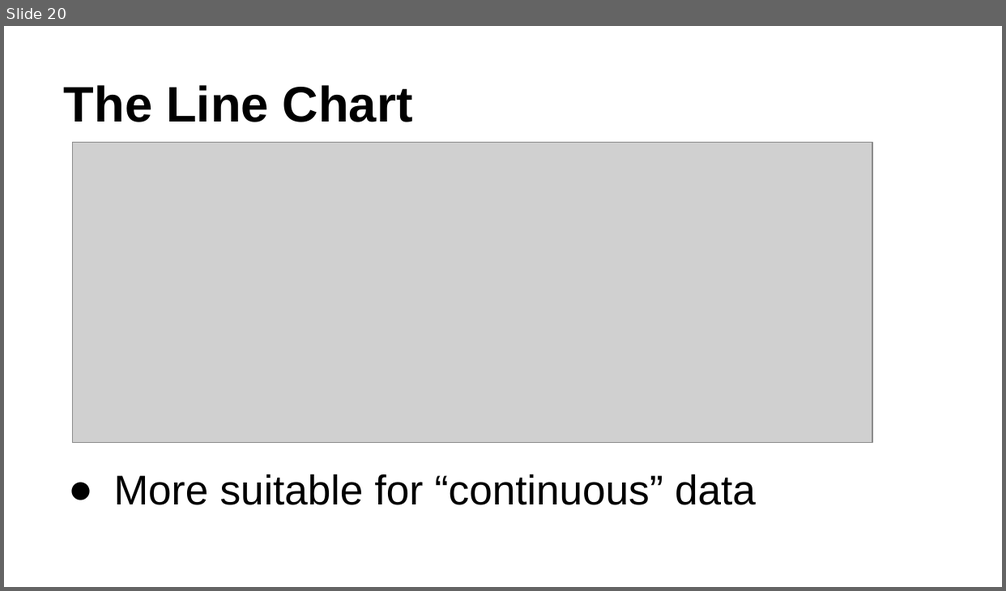
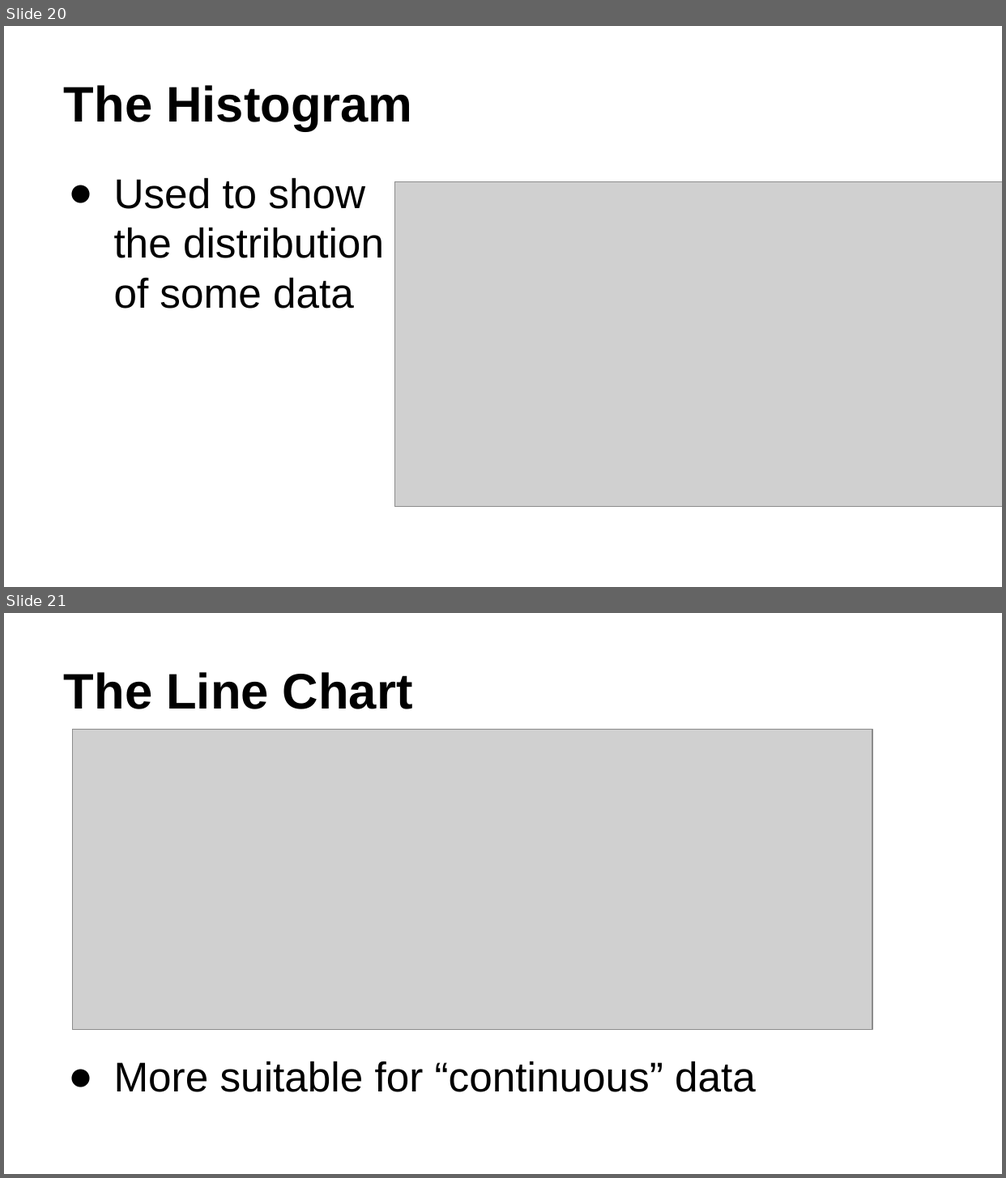
Before and after one commit to qwwqwwq/IPEDS, a slide deck: Data Analysis and Presentation.pptx. Shown one above the other, each under a label of ours: slide 20 before the commit, slides 20 and 21 after it. The pictures are 1006x591 and 1006x1178 pixels, drawn with LibreOffice and Linux fonts; fonts in the diff are those of the drawing; grey boxes stand for pictures. Boxes give left, top, right and bottom in pixels: in the first picture for what was removed or moved away, otherwise in the second. Text is boxed around its words. In the diff, an @@ line names an element or a change of style, - is before the commit and + after.

```diff
--- a/Data Analysis and Presentation.pptx
+++ b/Data Analysis and Presentation.pptx
@@ slide 20 added at <box>4,26,1002,587</box>, background #FFFFFF @@
@@ title added at <box>64,85,412,131</box>, 36 pt, text #000000, bold @@
+The Histogram
@@ text added at <box>114,177,384,309</box>, 30 pt, text #000000 @@
+● Used to show the distribution of some data
@@ picture added at <box>395,182,1002,507</box> @@
@@ what was slide 20 is now slide 21 @@
```
Also in this commit, not shown: 1 other slide added, 1 slide removed.
